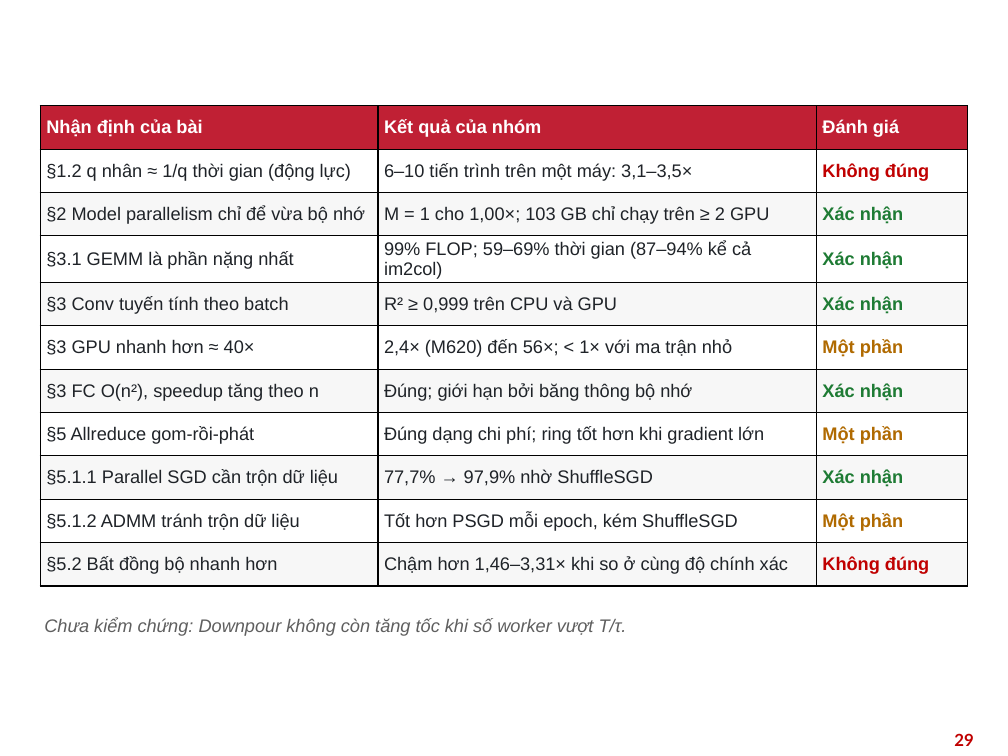
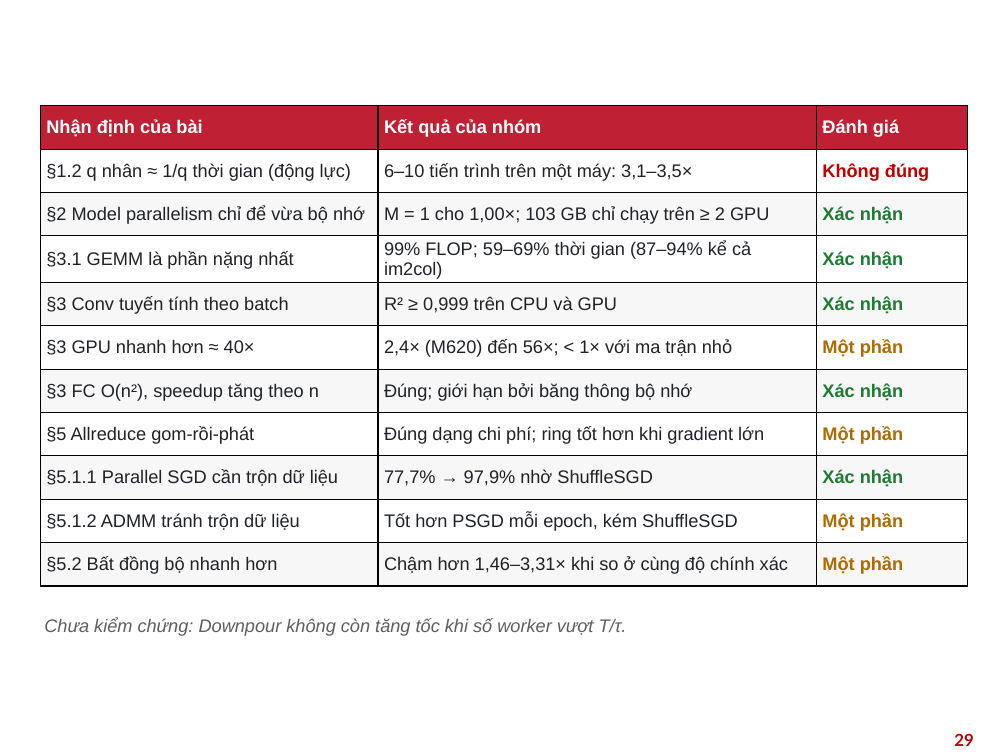
Before and after one commit to ngocvinhvu/High-Performance-Computing, a slide deck: slide 29 of slides/HPC_Nhom10_ParallelDistributedDL.pptx. Drawn at 1008x756 pixels with LibreOffice and Linux fonts; fonts in the diff are those of the drawing; background and template pictures are left out. Boxes give left, top, right and bottom in pixels: in the first picture for what was removed or moved away, otherwise in the second. Text is boxed around its words. In the diff, an @@ line names an element or a change of style, - is before the commit and + after.

```diff
--- a/slides/HPC_Nhom10_ParallelDistributedDL.pptx
+++ b/slides/HPC_Nhom10_ParallelDistributedDL.pptx
@@ table at (x1=40, y1=106, x2=968, y2=583) @@
-row 11, column 3: Không đúng
+row 11, column 3: Một phần
```
Also in this commit, not shown: 1 other slide changed, 2 other files.
